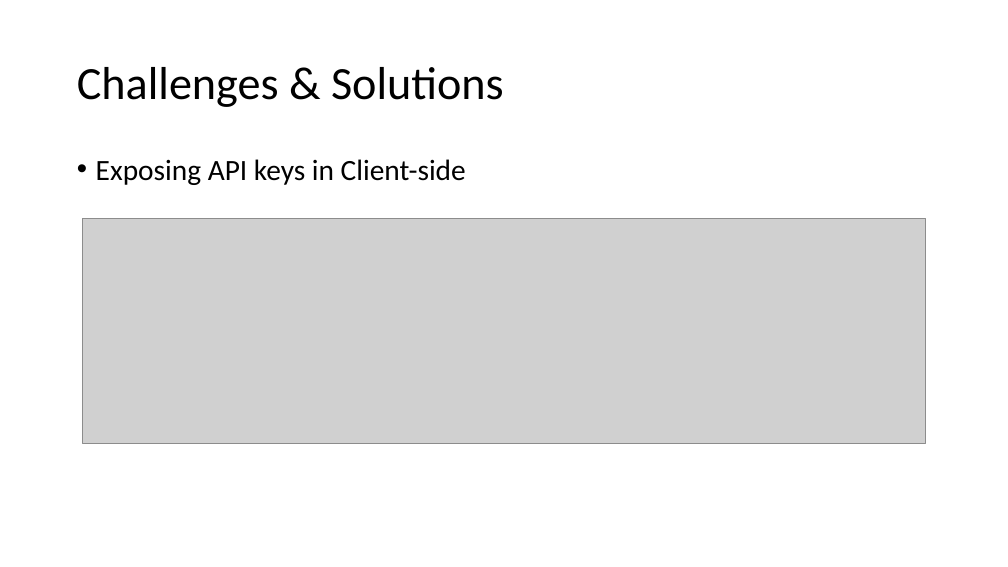
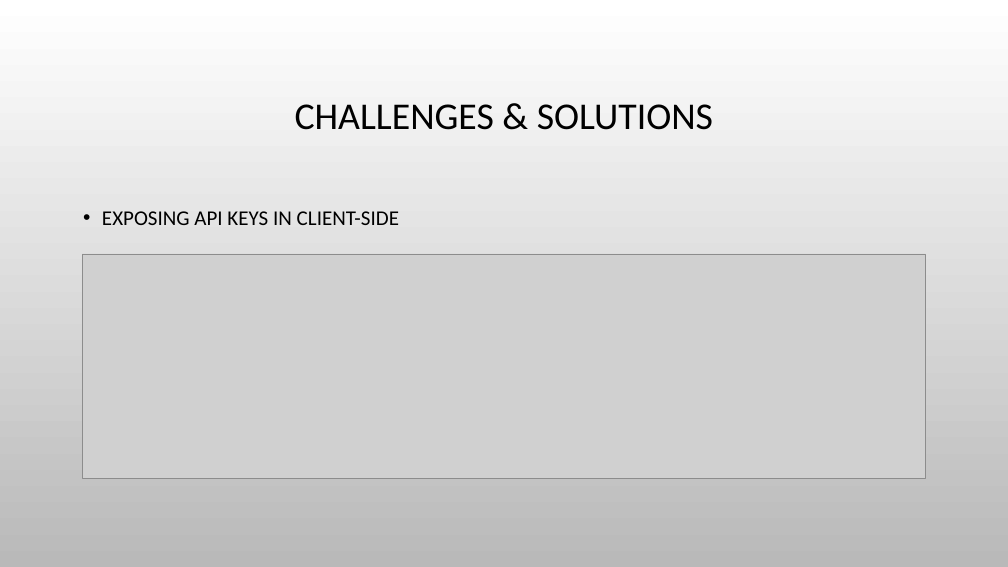
Before and after one commit to DFwJZ/weather_API, a slide deck: slide 12 of Brief_Walkthrough.pptx (slide 9 before the commit). Drawn at 1008x567 pixels with LibreOffice and Linux fonts; fonts in the diff are those of the drawing; grey boxes stand for pictures; background and template pictures are left out. Boxes give left, top, right and bottom in pixels: in the first picture for what was removed or moved away, otherwise in the second. Text is boxed around its words. In the diff, an @@ line names an element or a change of style, - is before the commit and + after.

```diff
--- a/Brief_Walkthrough.pptx
+++ b/Brief_Walkthrough.pptx
@@ background #FFFFFF to picture (left out) @@
@@ title at <box>295,104,713,130</box>: text changed; size 44 to 36 pt @@
-Challenges & Solutions
+CHALLENGES & SOLUTIONS
@@ text at <box>102,211,399,225</box>: text changed; size 28 to 20 pt @@
-• Exposing API keys in Client-side
+• EXPOSING API KEYS IN CLIENT-SIDE
@@ picture: place and size @@
-picture at <box>82,219,926,443</box>
+picture at <box>82,254,926,479</box>
```
Also in this commit, not shown: 14 other slides changed, 1 slide added, 1 slide removed, 7 other files.
